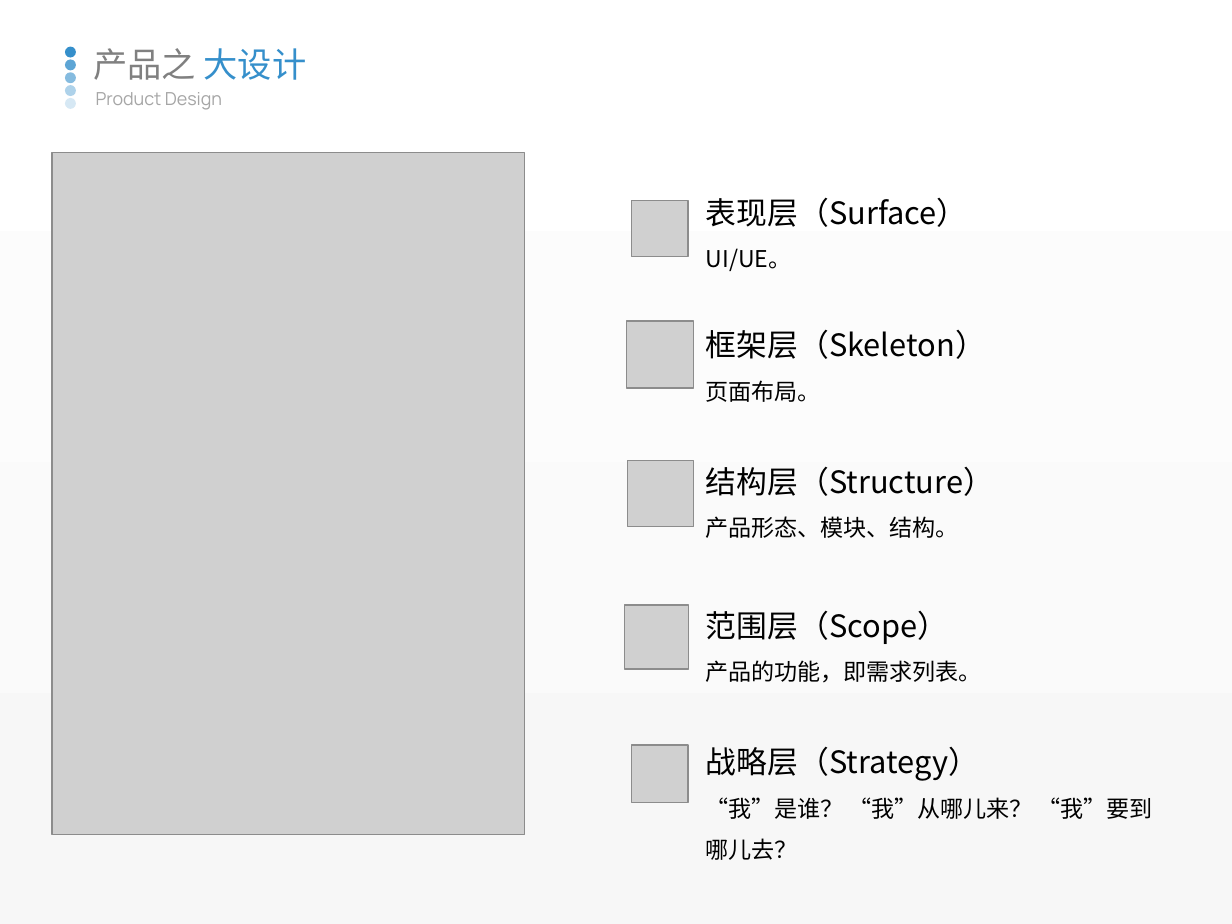
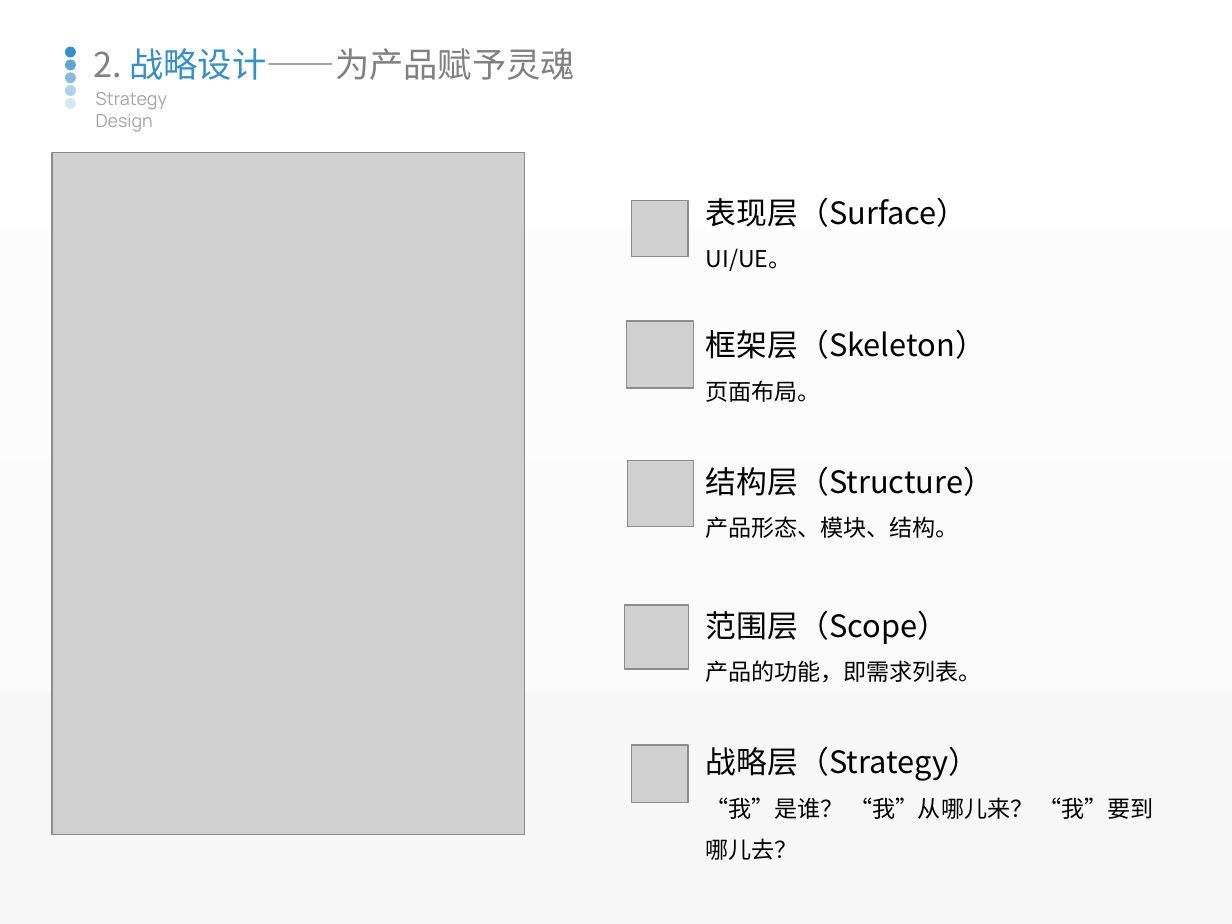
Before and after one commit to watermoonlx/presentation, a slide deck: slide 12 of 20190508-产品化/产品化.pptx (slide 9 before the commit). Drawn at 1232x924 pixels with LibreOffice and Linux fonts; fonts in the diff are those of the drawing; grey boxes stand for pictures. Boxes give left, top, right and bottom in pixels: in the first picture for what was removed or moved away, otherwise in the second. Text is boxed around its words. In the diff, an @@ line names an element or a change of style, - is before the commit and + after.

```diff
--- a/20190508-产品化/产品化.pptx
+++ b/20190508-产品化/产品化.pptx
@@ text removed at <box>93,48,307,80</box> @@
-产品之 大设计
@@ text added at <box>93,48,575,80</box>, 20 pt, text #808080 @@
+2. 战略设计——为产品赋予灵魂
@@ text at <box>96,92,167,132</box>: text changed @@
-Product Design
+Strategy Design
```
Also in this commit, not shown: 6 other slides changed, 10 slides added, 8 slides removed, 2 other files.
